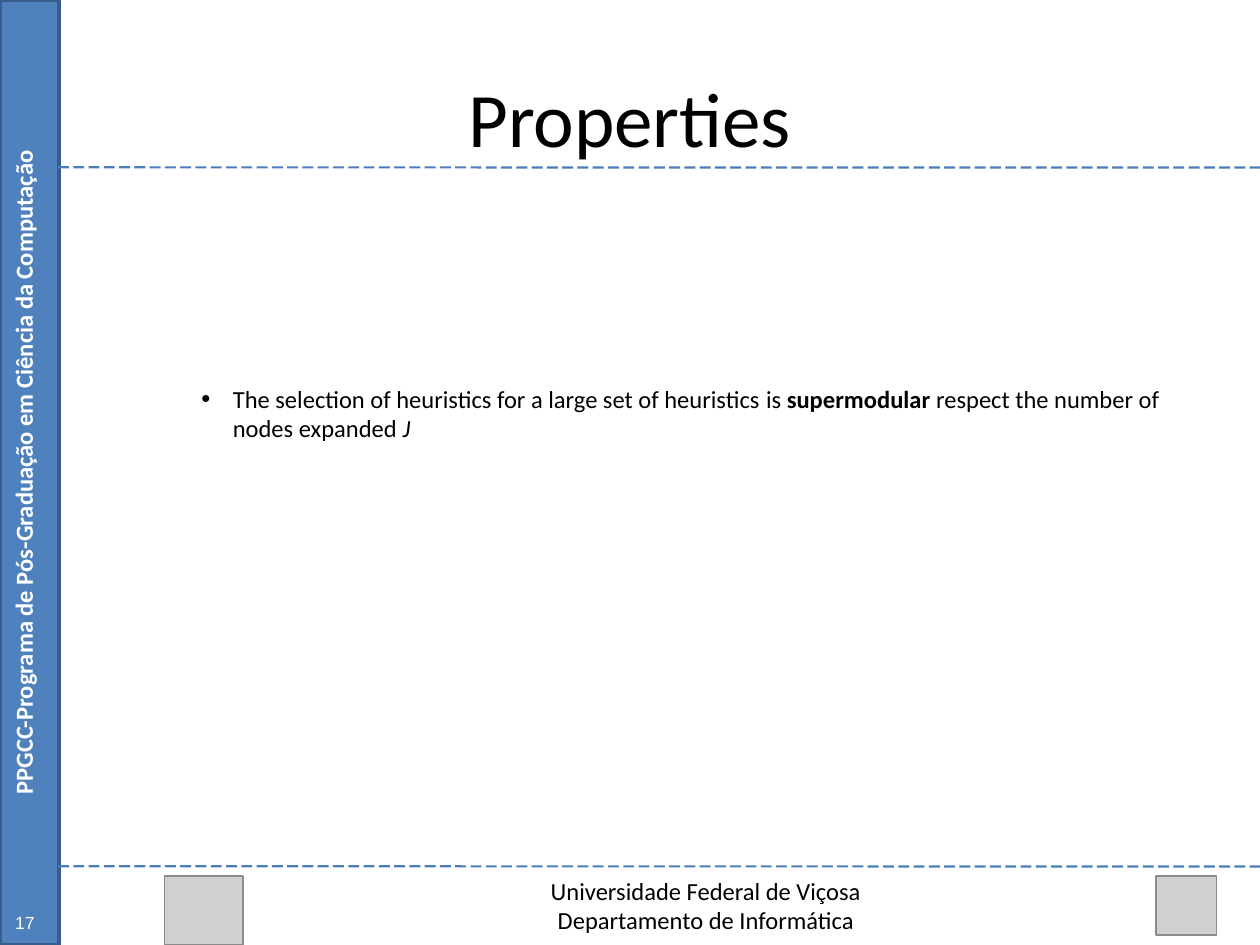
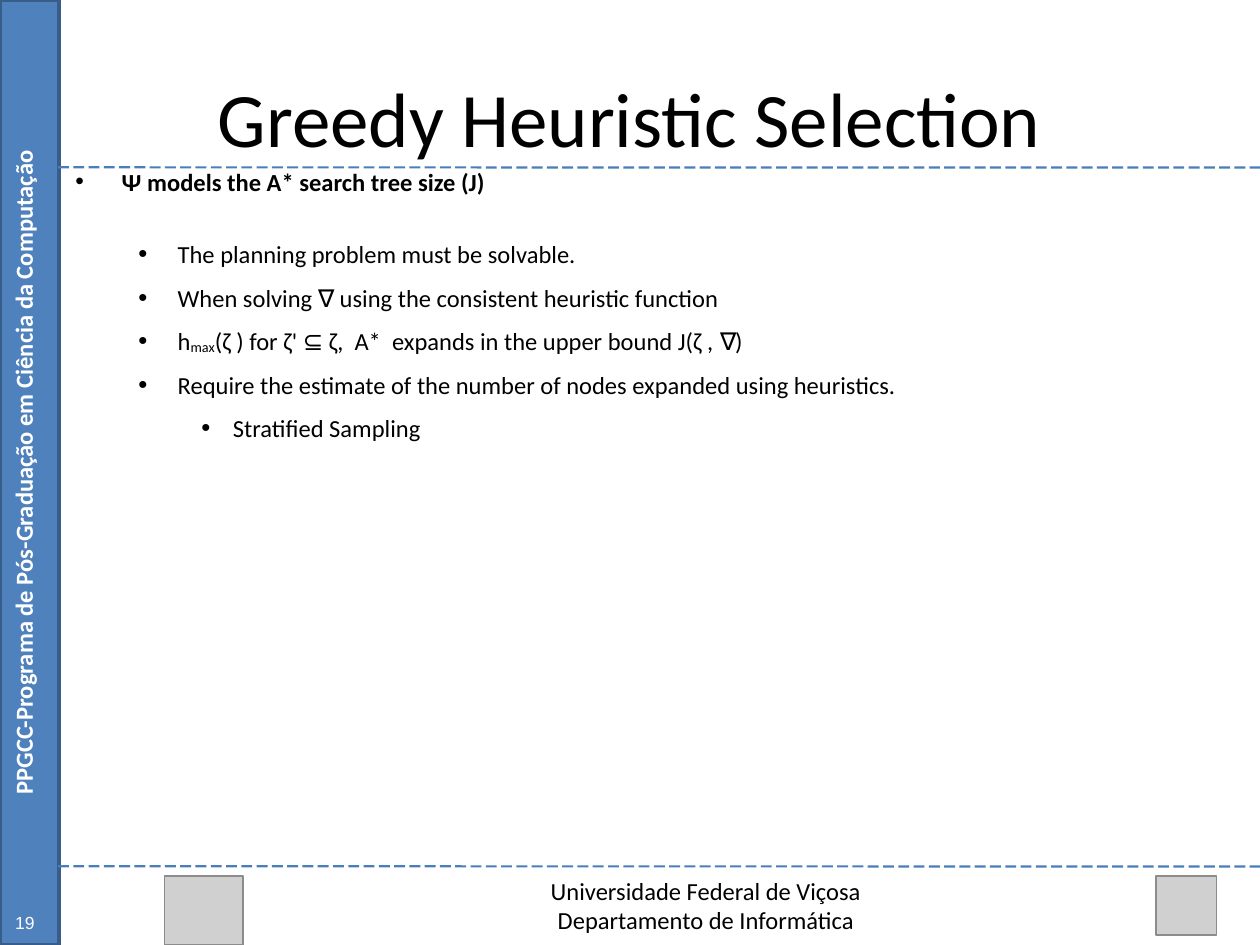
Before and after one commit to Marvinsky/research-marvin, a slide deck: slide 30 of latex/odp/dissertation_v1.odp (slide 23 before the commit). Drawn at 1260x945 pixels with LibreOffice and Linux fonts; fonts in the diff are those of the drawing; grey boxes stand for pictures. Boxes give left, top, right and bottom in pixels: in the first picture for what was removed or moved away, otherwise in the second. Text is boxed around its words. In the diff, an @@ line names an element or a change of style, - is before the commit and + after.

```diff
--- a/latex/odp/dissertation_v1.odp
+++ b/latex/odp/dissertation_v1.odp
@@ text at (x1=218, y1=93, x2=1041, y2=160): text changed @@
-Properties
+Greedy Heuristic Selection
@@ text at (x1=122, y1=173, x2=895, y2=442): text changed @@
-    • The selection of heuristics for a large set of heuristics is supermodular respect the number of nodes expanded J
+• Ψ models the A* search tree size (J)
+  • The planning problem must be solvable.
+  • When solving ∇ using the consistent heuristic function
+  • hmax(ζ ) for ζ' ⊆ ζ, A* expands in the upper bound J(ζ , ∇)
+  • Require the estimate of the number of nodes expanded using heuristics.
+    • Stratified Sampling
@@ text at (x1=15, y1=917, x2=34, y2=929): text changed @@
-17
+19
```
Also in this commit, not shown: 17 other slides changed, 1 slide added, 6 slides removed.
